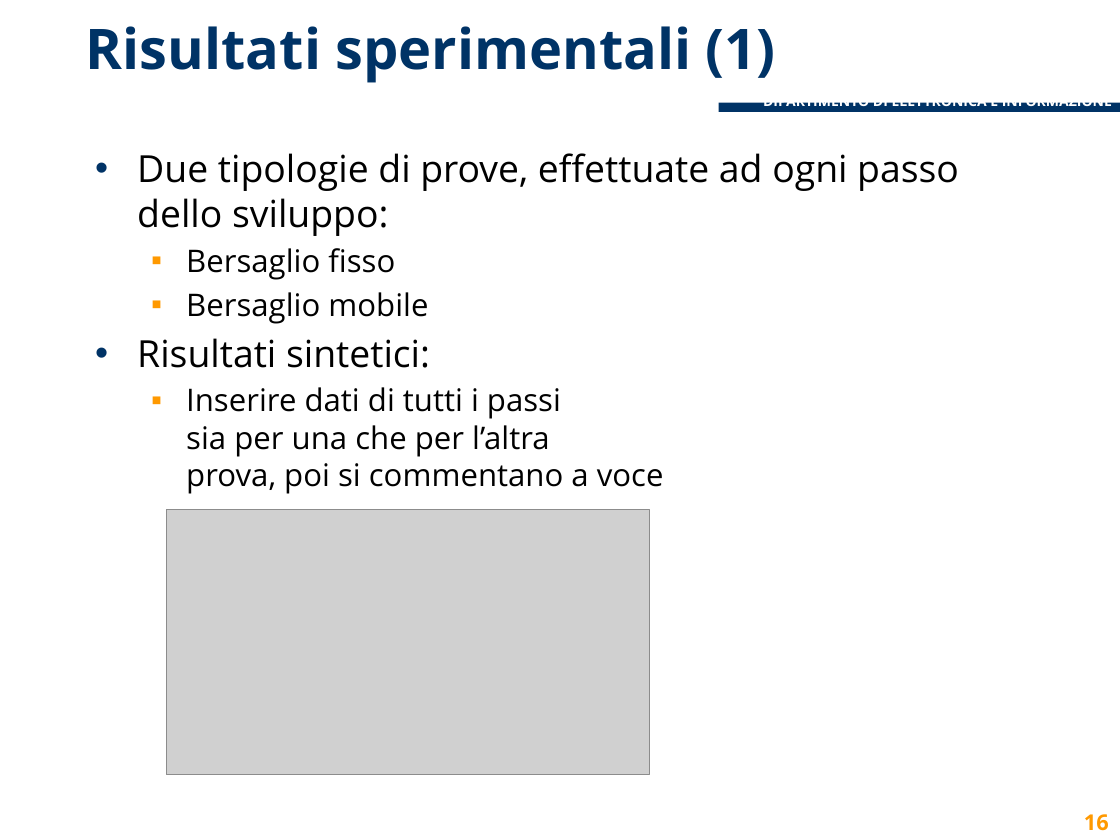
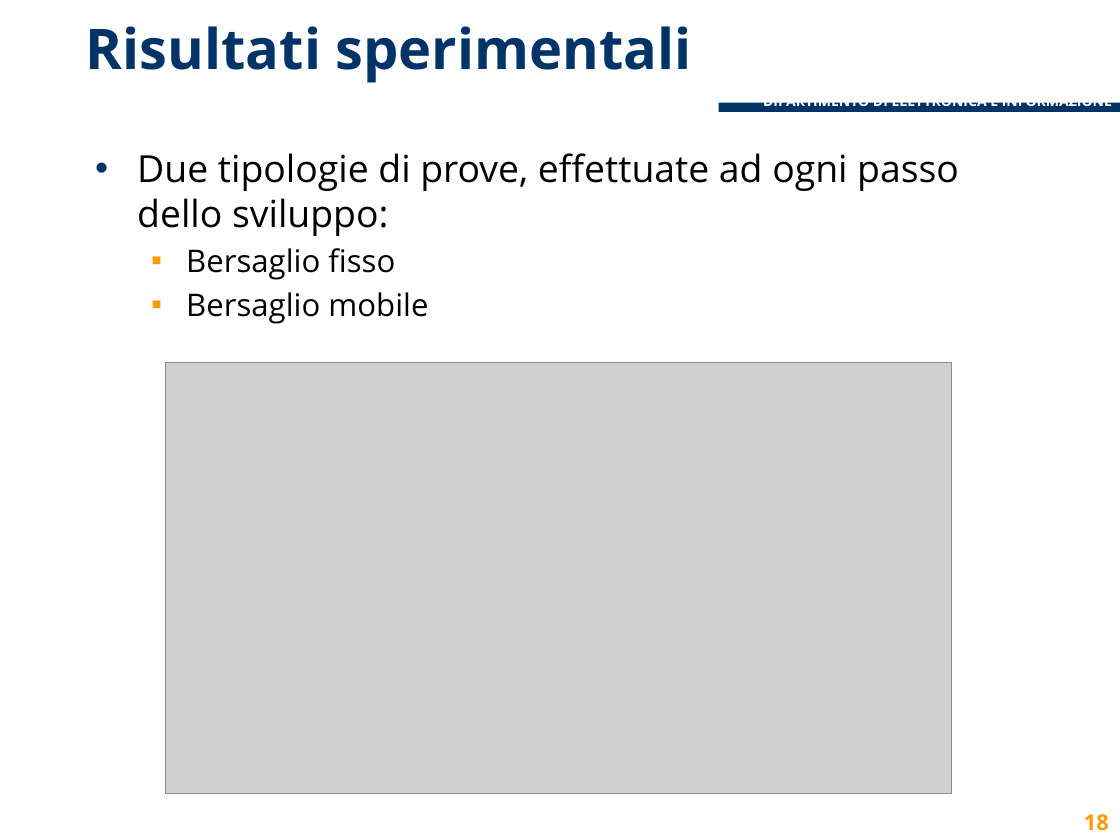
Before and after one commit to lcavagnispolimi/thesis_latex, a slide deck: slide 18 of presentazione_discussione.pptx (slide 16 before the commit). Drawn at 1120x840 pixels with LibreOffice and Linux fonts; fonts in the diff are those of the drawing; grey boxes stand for pictures; background and template pictures are left out. Boxes give left, top, right and bottom in pixels: in the first picture for what was removed or moved away, otherwise in the second. Text is boxed around its words. In the diff, an @@ line names an element or a change of style, - is before the commit and + after.

```diff
--- a/presentazione_discussione.pptx
+++ b/presentazione_discussione.pptx
@@ title at bbox=[86, 26, 692, 83]: text changed @@
-Risultati sperimentali (1)
+Risultati sperimentali
@@ text at bbox=[137, 338, 664, 494]: paragraphs removed @@
-• Risultati sintetici:
-  ▪ Inserire dati di tutti i passi
-    sia per una che per l’altra
-    prova, poi si commentano a voce
@@ picture: place and size @@
-picture at bbox=[166, 510, 648, 775]
+picture at bbox=[166, 362, 952, 793]
@@ page number at bbox=[1084, 814, 1109, 831]: text changed @@
-16
+18
```
Also in this commit, not shown: 17 other slides changed, 2 slides added.
